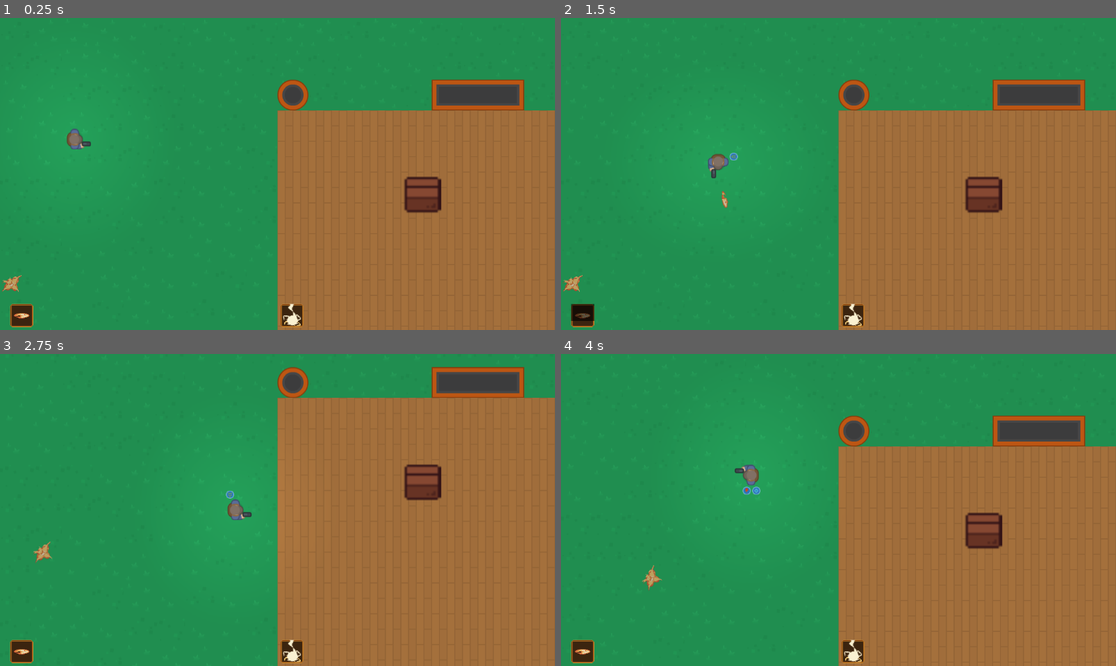
Above: before the commit, frames 1-4 (two rows, left to right).
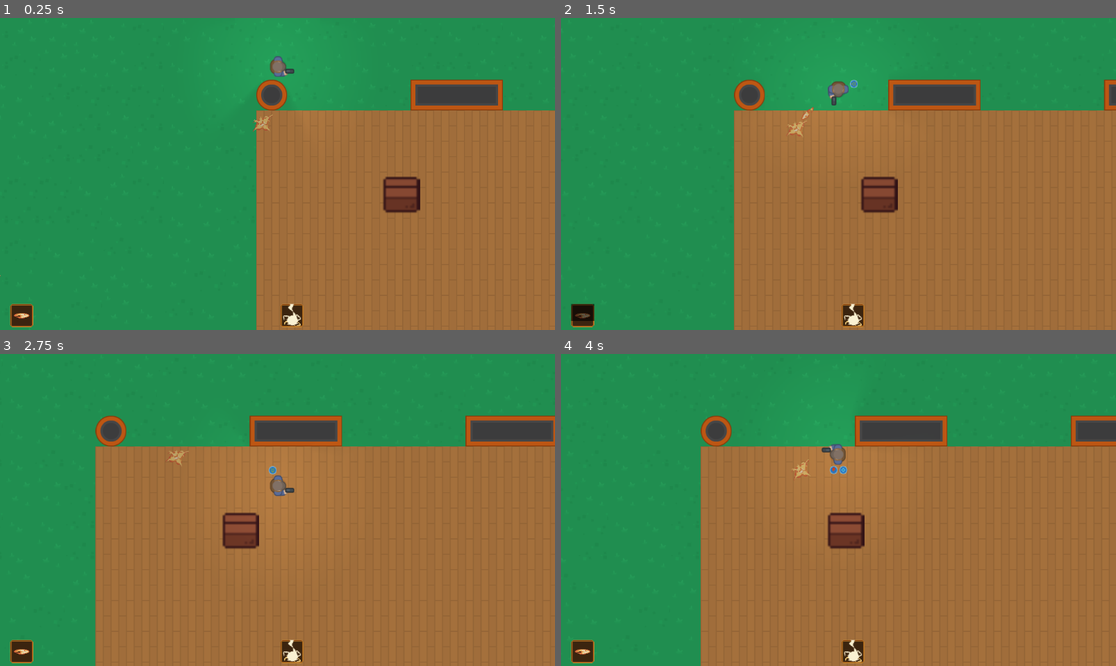
Above: after the commit, the same moments.

Repository: ChristopherDebray/godot_base
Game: Godot game, scene res://scenes/level/levels/level_test.tscn
Two runs of this game, one before a commit and one after it. Both use one fixed random seed, a clock stepped at 60 frames per second and the inputs below.
Inputs (mouse positions are in pixels of both pictures, inside the frame that each line leads up to):
- Up to frame 1 (0.25 s): no input
- Up to frame 2 (1.5 s): move the mouse to (960, 158) at 0.52 s; hold D (right) 0.53-1.28 s; tap 3 (b_3_action) at 0.6 s; move the mouse to (727, 189) at 1.27 s; hold S (down) from 1.28 s (still down); click (727, 189) at 1.35 s
- Up to frame 3 (2.75 s): move the mouse to (333, 441) at 2.02 s; release S (down) at 2.03 s; hold D (right) from 2.03 s (still down); tap E (validate) at 2.1 s
- Up to frame 4 (4 s): move the mouse to (810, 572) at 2.77 s; release D (right) at 2.78 s; hold W (up) 2.78-3.53 s; tap 1 (x_1_action) at 2.85 s; move the mouse to (1005, 556) at 3.52 s; hold A (left) from 3.53 s (still down); tap 2 (y_2_action) at 3.6 s

The runs differ from the first frame. In frame 1, 5.9% of the frame differs, in the area x 0-95%, y 1-100%; in frame 2, 20%; in frame 3, 35%, in the area x 6-100%, y 4-100%; in frame 4, 23%.

Commit message:
feat: Added functional roaming state for base enemy

Diff:
--- a/scenes/ennemy/Testemy/testemy.tscn
+++ b/scenes/ennemy/Testemy/testemy.tscn
@@ -42,7 +42,6 @@
 }]
 
 [node name="BaseEnemy" instance=ExtResource("1_51n66")]
-turn_speed_deg = 660.0
 behavior = SubResource("Resource_4gsa1")
 speed = 100.0
 
--- a/scenes/ennemy/base_enemy.gd
+++ b/scenes/ennemy/base_enemy.gd
@@ -11,32 +11,46 @@
 @onready var ray_cast_2d: RayCast2D = $Detection/RayCast2D
 @onready var field_view: Area2D = $SpriteContainer/FieldView
 @onready var attack_timer: Timer = $AttackTimer
-@export var turn_speed_deg: float = 660.0 # vitesse de rotation du FOV (deg/sec)
-
-#distance_to_target to use for fleeing or on a different class for kitting
-#maybe use composition for behaviors ?
+
+@export var turn_speed_deg: float = 660.0 # FOV rotation speed (deg/sec)
 
 @export var attack_cooldown: float = 2.0
 @export var patrol_points: NodePath
 @export var initial_state: STATE = STATE.IDLE
 @export var behavior: EnemyBehavior
-
-enum STATE { IDLE, RETURNING, ROAMING, PATROLLING, CHASING, ATTACKING, SEARCHING, FLEEING, DEAD }
+@export var roam_radius: float = 200.0
+
+enum STATE {
+	IDLE,
+	## When enemy as search for the player but didn't found him, returns to his original point
+	RETURNING,
+	## Roam freely where it stands
+	ROAMING,
+	PATROLLING,
+	ATTACKING,
+	SEARCHING,
+	FLEEING,
+	DEAD
+}
 
 ## This timer will be based on provided attack cooldown and will vary dynamicly for a more organic attack pattern
 var next_attack_timer: float
 var state: STATE
+
 var _waypoints: Array = []
 var _current_wp: int = 0
+
 var _player_ref: Player
+
 var _initial_facing_direction: Vector2
 var _initial_position: Vector2
+
 var _player_in_fov: bool = false
 var _last_seen_pos: Vector2 = Vector2.ZERO
 
-##### @todo rotate l'enemy vers moi parce que sinon juste je quitte le champs de vision et cest fini quoi
-### Le souci c'est que dans mon autre jeu je faisais du calcul à la mano donc il pouvait gérer, plus maintenant
-### Estce que c'est mieux de faire comme l'autre jeu ? Mais du coup tu vois sur une distance de ouf 'fin niveau calcul etc c'est pas trop lourd
+var roaming_target_position: Vector2
+var roam_delay: float = 2.0
+var _roam_timer: float = 0.0
 
 func _ready() -> void:
 	setup()
@@ -50,6 +64,7 @@
 	_initial_position = global_position
 	_create_wp()
 
+## A deffered setup for elements that need to be loaded before it
 func late_setup():
 	# This part is mandatory or else the physics_process movements occur before waypoints creations
 	await get_tree().physics_frame
@@ -58,22 +73,21 @@
 
 func _physics_process(delta: float) -> void:
 	_refresh_fov_poll()
-	handle_player_detection()
-	update_action_by_state(delta)
+	_handle_player_detection()
+	_update_action_by_state(delta)
 	_update_navigation()
 	_update_facing(delta)
 
-func handle_player_detection():
-	if not is_instance_valid(_player_ref):
-		return
+## Set the state and next position based on player _last_seen_pos and if the player is detected or not
+func _handle_player_detection():
 	if not _player_in_fov:
-		if state == STATE.CHASING or state == STATE.ATTACKING:
+		if state == STATE.ATTACKING:
 			state = STATE.SEARCHING
 			set_nav_to_position(_last_seen_pos)
 		return
 
 	if not _check_raycast_to_player():
-		if state == STATE.CHASING or state == STATE.ATTACKING:
+		if state == STATE.ATTACKING:
 			state = STATE.SEARCHING
 			set_nav_to_position(_last_seen_pos)
 		return
@@ -82,16 +96,13 @@
 	if state == STATE.IDLE or state == STATE.RETURNING or state == STATE.ROAMING or state == STATE.PATROLLING or state == STATE.SEARCHING:
 		state = STATE.ATTACKING
 
+## Checks if user is in pov / field_view with overlaps_body, body_entered with area isn't enough
 func _refresh_fov_poll() -> void:
-	if not is_instance_valid(_player_ref):
-		_player_in_fov = false
-		return
 	_player_in_fov = field_view.overlaps_body(_player_ref)
 
+## Set the raycast to point to the player and check if there is no obstacle between
+## It is only used when player is on fov to avoid too many recalculation
 func _check_raycast_to_player() -> bool:
-	if not is_instance_valid(_player_ref):
-		return false
-
 	ray_cast_2d.target_position = ray_cast_2d.to_local(_player_ref.global_position)
 	ray_cast_2d.force_raycast_update()
 	if not ray_cast_2d.is_colliding():
@@ -105,16 +116,14 @@
 
 	return true
 
-func update_action_by_state(delta: float):
+func _update_action_by_state(delta: float):
 	match state:
 		STATE.IDLE:
-			pass
+			process_idle()
 		STATE.RETURNING:
 			process_returning()
 		STATE.ROAMING:
-			process_roaming()
-		STATE.CHASING:
-			process_chasing(delta)
+			process_roaming(delta)
 		STATE.PATROLLING:
 			process_patrolling()
 		STATE.SEARCHING:
@@ -126,15 +135,17 @@
 		STATE.FLEEING:
 			process_fleeing(delta)
 		STATE.DEAD:
-			# Should not exist
-			pass
-
-func process_chasing(delta: float):
-	set_nav_to_position(_player_ref.global_position)
-
+			process_dead()
+
+## @abstract
+func process_idle() -> void:
+	pass
+
+## @abstract
 func process_attacking(delta: float):
 	set_nav_to_position(_player_ref.global_position)
 
+## @abstract
 func process_searching(delta: float):
 	if not nav_agent.is_navigation_finished():
 		return
@@ -171,7 +182,6 @@
 
 ## @abstract
 func process_fleeing(delta):
-	# @todo add if attacking can't move ?
 	var away = (global_position - _player_ref.global_position).normalized()
 	var random_offset = Vector2(randf_range(-0.5, 0.5), randf_range(-0.5, 0.5)).normalized()
 	var flee_direction = (away + random_offset).normalized()
@@ -179,18 +189,36 @@
 	nav_agent.target_position = global_position + flee_direction * 200
 
 ## @abstract
-func process_roaming() -> void:
-	pass
+func process_roaming(delta: float) -> void:
+	if not nav_agent.is_navigation_finished():
+		return
+
+	# cooldown before new destination
+	_roam_timer -= delta
+	if _roam_timer > 0.0:
+		return
+
+	# choose a random point around position
+	var random_offset = Vector2(randf_range(-1, 1), randf_range(-1, 1)).normalized() * randf_range(50.0, roam_radius)
+	roaming_target_position = _initial_position + random_offset
+
+	set_nav_to_position(roaming_target_position)
+	_roam_timer = roam_delay + randf_range(0.5, 1.5) # variation for organic effectd
 
 ## @abstract
 func process_patrolling() -> void:
 	if nav_agent.is_navigation_finished() == true:
 		_navigate_wp()
 
+## @abstract
 func process_returning() -> void:
 	nav_agent.target_position = _initial_position
 	if nav_agent.is_navigation_finished() == true:
 		state = STATE.IDLE
+
+## @abstract
+func process_dead() -> void:
+	pass
 
 func _update_navigation() -> void:
 	var next_vel := Vector2.ZERO
@@ -214,12 +242,13 @@
 	nav_agent.target_position = nav_position
 
 func _create_wp() -> void:
-	if state == STATE.IDLE:
+	if state != STATE.PATROLLING:
 		return
 
 	for wp in get_node(patrol_points).get_children():
 		_waypoints.append(wp.global_position)
 
+## Set the nav_agent target to the next waypoint and goes reset to 0 if "parcour" is done
 func _navigate_wp() -> void:
 	if _current_wp >= len(_waypoints):
 		_current_wp = 0
@@ -239,32 +268,33 @@
 	node.global_rotation = lerp_angle(current, desired, turn)
 
 func _update_facing(delta: float) -> void:
-	if not is_instance_valid(_player_ref):
-		return
-
-	# 1. Combat, turns to playerd
-	if (state == STATE.CHASING or state == STATE.ATTACKING) and _player_in_fov and _check_raycast_to_player():
-		_rotate_node_towards(sprite_container, _player_ref.global_position, delta)
+	# 1. Combat, turns to player
+	if state == STATE.ATTACKING and _player_in_fov and _check_raycast_to_player():
+		_rotate_node_towards(self, _player_ref.global_position, delta)
 		return
 
 	# 2. Search turns to last_seen_pos
 	if state == STATE.SEARCHING:
-		_rotate_node_towards(sprite_container, _last_seen_pos, delta)
+		_rotate_node_towards(self, _last_seen_pos, delta)
 		return
 
 	if state == STATE.RETURNING:
-		_rotate_node_towards(sprite_container, _initial_position, delta)
+		_rotate_node_towards(self, _initial_position, delta)
 		return
 
 	# 3. Patrol rotates toward the next point
 	if state == STATE.PATROLLING and _waypoints.size() > 0:
 		var target = _waypoints[_current_wp - 1] if _current_wp > 0 else _waypoints[0]
-		_rotate_node_towards(sprite_container, target, delta)
+		_rotate_node_towards(self, target, delta)
+		return
+
+	if state == STATE.ROAMING:
+		_rotate_node_towards(self, roaming_target_position, delta)
 		return
 
 	# 4. Idle / return → keep initial rotation
 	if state == STATE.IDLE:
-		_rotate_node_towards(sprite_container, global_position + _initial_facing_direction, delta)
+		_rotate_node_towards(self, global_position + _initial_facing_direction, delta)
 
 
 func _on_nav_agent_velocity_computed(safe_velocity: Vector2) -> void:
--- a/scenes/ennemy/base_enemy.tscn
+++ b/scenes/ennemy/base_enemy.tscn
@@ -10,6 +10,7 @@
 patrol_points = NodePath("")
 initial_state = 0
 behavior = null
+roam_radius = 200.0
 health = 20.0
 metadata/_edit_vertical_guides_ = [-15.0, 15.0]
 metadata/_edit_horizontal_guides_ = [30.0]
@@ -23,8 +24,9 @@
 collision_mask = 4
 
 [node name="CollisionPolygon2D" type="CollisionPolygon2D" parent="SpriteContainer/FieldView" index="0"]
+position = Vector2(2.00001, -1.19209e-07)
 rotation = -1.5708
-scale = Vector2(12.4552, 13.177)
+scale = Vector2(17.3874, 18.4783)
 polygon = PackedVector2Array(0, 0, -15, 30, 15, 30)
 
 [node name="AttackTimer" type="Timer" parent="." index="4"]
--- a/scenes/level/levels/level_test.tscn
+++ b/scenes/level/levels/level_test.tscn
@@ -42,8 +42,17 @@
 [node name="walls" parent="Tiles" index="2"]
 tile_map_data = PackedByteArray("AAAJAAIABAAEAAAAAAAxAP//BAACAAAAAAAyAP//BAACAAAAAAAzAP//BAACAAAAAAA0AP//BAACAAAAAAA1AP …(2864 unchanged characters)…
 
-[node name="BaseEnemy2" parent="Enemies" index="0" instance=ExtResource("3_2heyh")]
+[node name="Player" parent="Players" index="0"]
+position = Vector2(620, 101)
+
+[node name="BaseEnemy" parent="Enemies" index="0" instance=ExtResource("3_2heyh")]
+position = Vector2(589, 217)
+patrol_points = NodePath("../../Paths/Path")
+initial_state = 3
+
+[node name="BaseEnemy2" parent="Enemies" index="1" instance=ExtResource("3_2heyh")]
 position = Vector2(24, 550)
+initial_state = 2
 
 [node name="Box" parent="Objects" index="0" instance=ExtResource("2_5l38v")]
 position = Vector2(877, 367)
